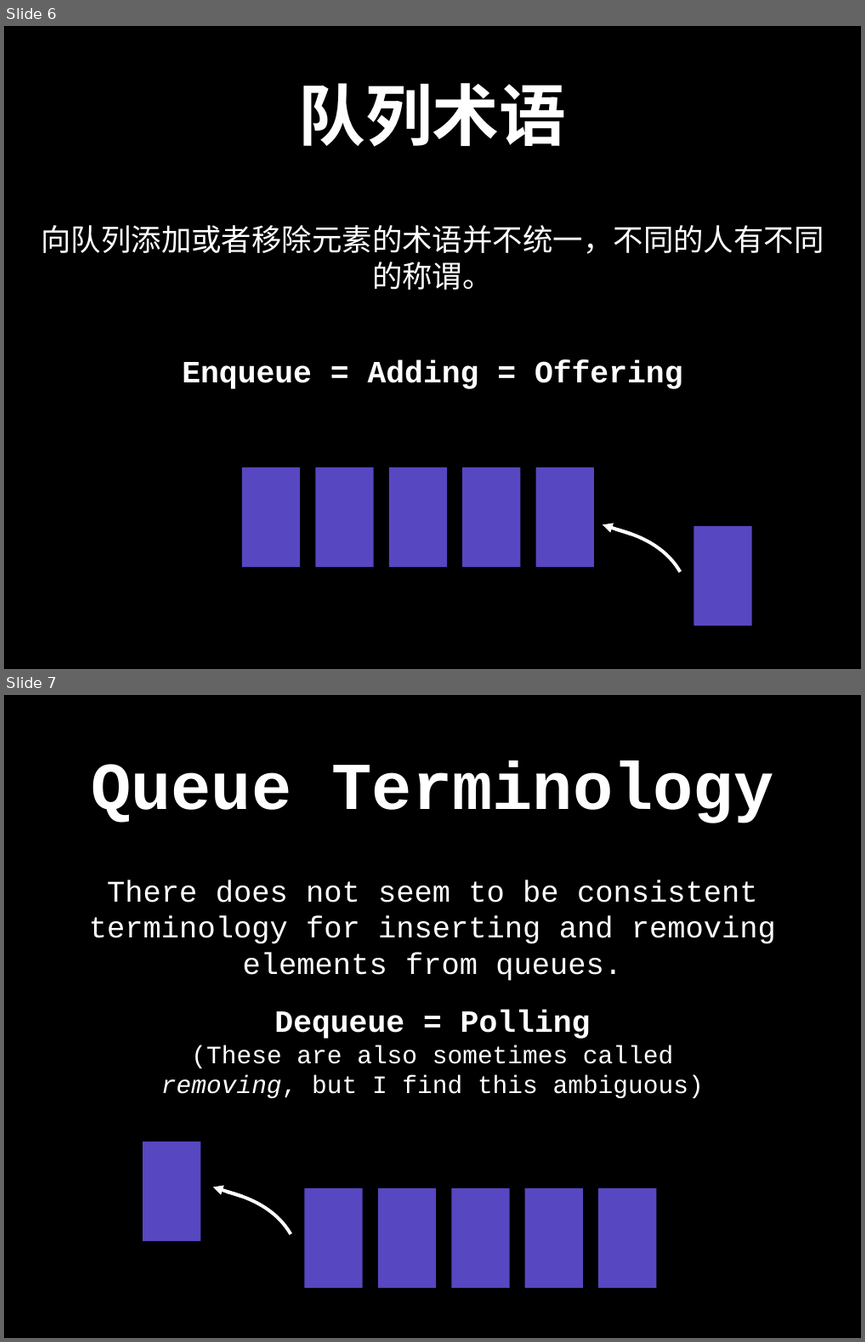
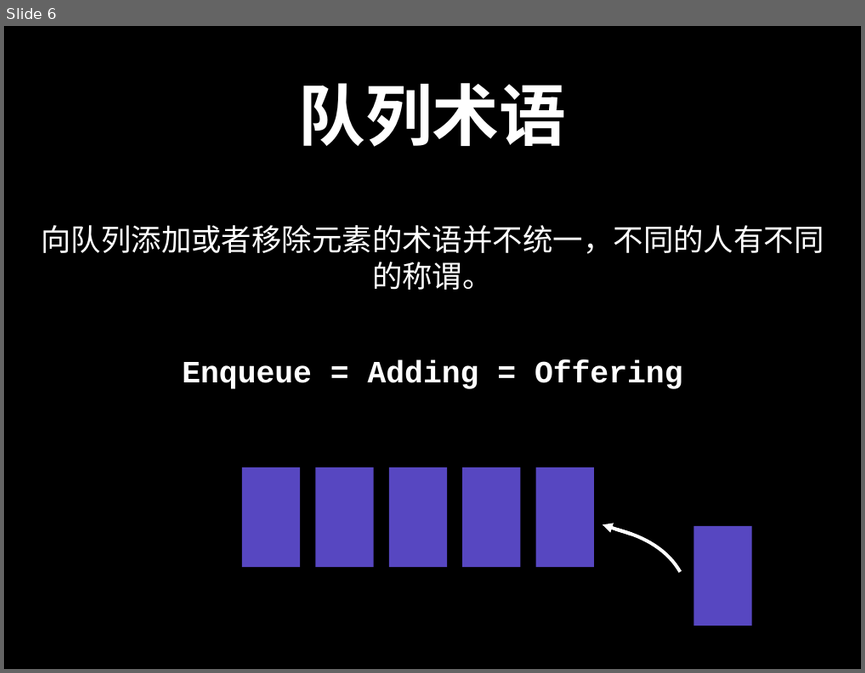
Before and after one commit to spring2go/Algorithms, a slide deck: slides/datastructures/queue/Queue.pptx. Shown one above the other, each under a label of ours: slides 6 and 7 before the commit, slide 6 after it. The pictures are 865x1342 and 865x673 pixels, drawn with LibreOffice and Linux fonts; fonts in the diff are those of the drawing. Boxes give left, top, right and bottom in pixels: in the first picture for what was removed or moved away, otherwise in the second. Text is boxed around its words. In the diff, an @@ line names an element or a change of style, - is before the commit and + after.

Commit message:
add queue skeleton code

```diff
--- a/slides/datastructures/queue/Queue.pptx
+++ b/slides/datastructures/queue/Queue.pptx
@@ slide 7 removed at <box>4,695,861,1338</box>, background #000000 @@
@@ title removed at <box>91,760,774,823</box> @@
-Queue Terminology
@@ text removed at <box>89,880,776,981</box> @@
-There does not seem to be consistent terminology for inserting and removing elements from queues.
@@ text removed at <box>274,1009,590,1038</box> @@
-Dequeue = Polling
@@ text removed at <box>161,1045,704,1098</box> @@
-(These are also sometimes called removing, but I find this ambiguous)
@@ rectangle removed at <box>143,1141,200,1241</box> @@
@@ arrow removed from (242, 1197) to (213, 1186) @@
@@ freeform shape removed at <box>227,1191,290,1234</box> @@
@@ rectangle removed at <box>305,1188,363,1287</box> @@
@@ rectangle removed at <box>378,1188,436,1287</box> @@
@@ rectangle removed at <box>452,1188,510,1287</box> @@
@@ rectangle removed at <box>525,1188,583,1287</box> @@
@@ rectangle removed at <box>599,1188,657,1287</box> @@
```
Also in this commit, not shown: 38 slides changed, 5 slides added, 3 other slides removed, 3 other files.
